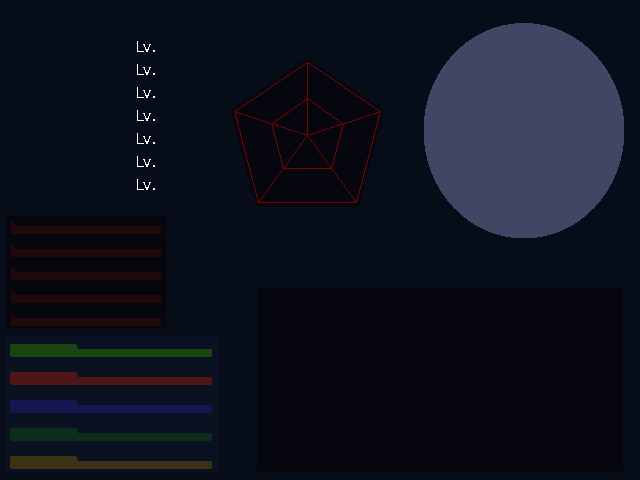
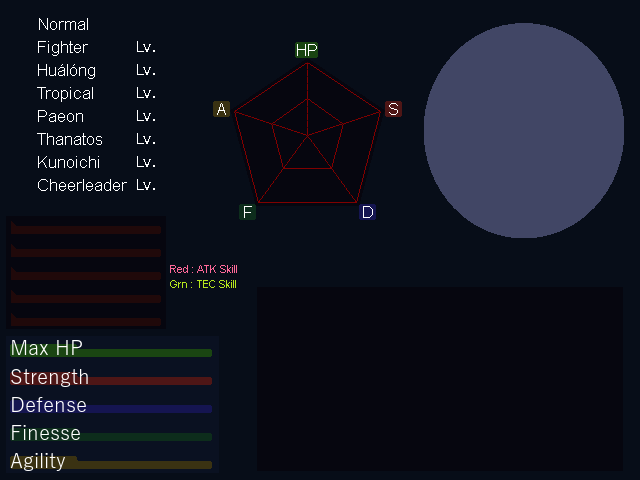
Revision of a layered 640px x 480px image; what changed, layer by layer:
added group "Classes" with 9 layers above "Stats" over [left=37, top=18, right=127, bottom=191]
added layer "Normal" in group "Classes" over [left=39, top=18, right=88, bottom=30]
added layer "Fighter" in group "Classes" over [left=38, top=41, right=88, bottom=56]
added layer "Huálóng" in group "Classes" over [left=38, top=64, right=95, bottom=79]
added layer "Tropical" in group "Classes" over [left=37, top=87, right=93, bottom=102]
added layer "Paeon" in group "Classes" over [left=38, top=110, right=83, bottom=122]
added layer "Thanatos" in group "Classes" over [left=37, top=133, right=102, bottom=145]
added layer "Kunoichi" in group "Classes" over [left=38, top=156, right=99, bottom=168]
added layer "Cheerleader" in group "Classes" over [left=38, top=179, right=127, bottom=191]
added group "Stats" with 6 layers above "Skill Hints" over [left=10, top=340, right=88, bottom=471]
added layer "Max HP" in group "Stats" over [left=12, top=340, right=82, bottom=355]
added layer "Strength" in group "Stats" over [left=11, top=369, right=88, bottom=387]
added layer "Defense" in group "Stats" over [left=12, top=397, right=86, bottom=412]
added layer "Finesse" in group "Stats" over [left=12, top=425, right=80, bottom=440]
added layer "Agility" in group "Stats" over [left=10, top=453, right=65, bottom=471]
added group "Skill Hints" with 3 layers above "Stat Icons" over [left=170, top=265, right=237, bottom=288]
added layer "Red : ATK Skill" in group "Skill Hints" over [left=170, top=265, right=237, bottom=273]
added layer "Grn : TEC Skill" in group "Skill Hints" over [left=170, top=280, right=236, bottom=288]
added group "Stat Icons" with 15 layers above "BG" over [left=213, top=42, right=402, bottom=220]
added layer "HP BG" in group "Stat Icons" over [left=295, top=42, right=318, bottom=60]
…and 14 more changes (9 added, 5 renamed, 5 stack, 5 visibility)
